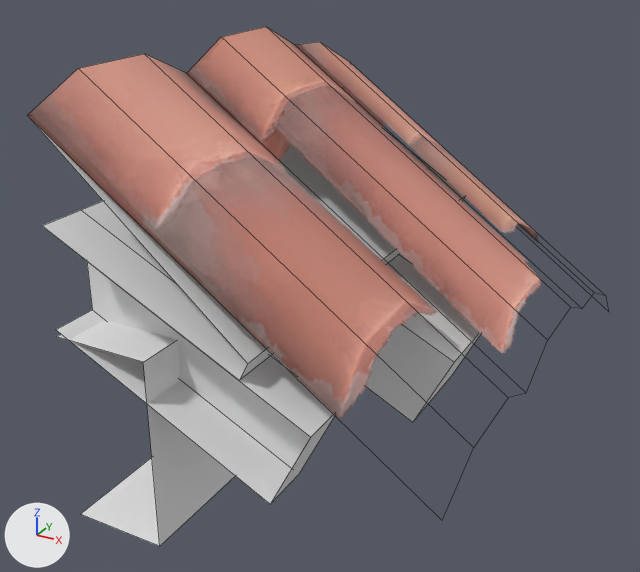
A saved change to the FBX model models/structures/roof_kit/WallKit_Verge_End_Left_LOD0.fbx.
Both versions are drawn from a camera (50 mm lens) standing at (1.159, -1.075, 2.741) and looking at (0.27, 0.541, 1.933). Every picture has the same lights, and +X, +Y and +Z are marked at lower left. Mesh edges are drawn as thin lines.

Before the edit, the objects in view are built like this:
```python
me_plane_073 = bpy.data.meshes.new('Plane.073')
me_plane_073.from_pydata(...)  # 53 vertices, 26 faces; spans x 0.0..0.781, y 0.0..1.312, z 1.564..2.459
# faces by material slot: [17, 9]
me_plane_073.materials.append(mat_woodbeams)  # white #e7e7e7
me_plane_073.materials.append(mat_shingles_a2)
ob_wallkit_verge_end_left_lod0 = bpy.data.objects.new('WallKit_Verge_End_Left_LOD0', me_plane_073)
ob_wallkit_verge_end_left_lod0.location = (0.0, 0.0, 0.0)
```
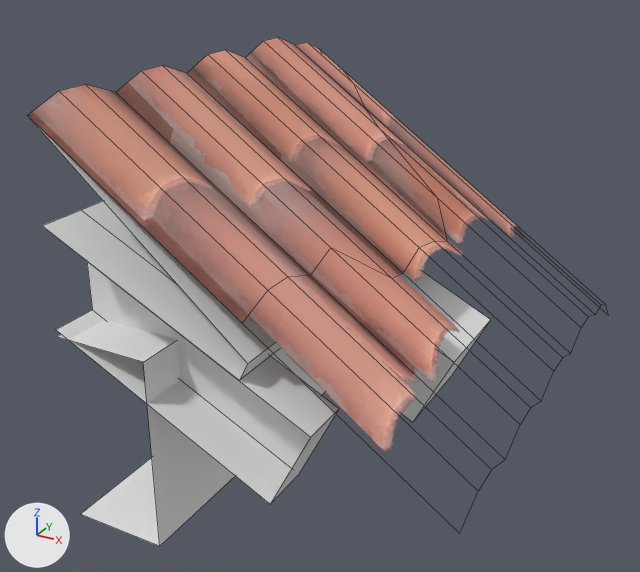
Pixel boxes (x1, y1, x2, y2) of what changed, in the pictures (640 x 572 px):
'WallKit_Verge_End_Left_LOD0', reshaped
    before: (27, 27, 541, 546)
    after: (27, 37, 525, 546)
part 1 of me_plane_073, built on
    before: (30, 27, 541, 418)
    after: (30, 37, 525, 451)

What changed in the scene script:
```text
Add mat_shingles:
    mat_shingles = bpy.data.materials.new('Shingles')
    # uses the picture img_shingles_01_df_png
    # uses the picture img_shingles_01_rg_png
Change me_plane_073:
    used by ob_wallkit_verge_end_left_lod0; location = (0.0, 0.0, 0.0)
    remove me_plane_073.from_pydata(...)  # 53 vertices, 26 faces; spans x 0.0..0.781, y 0.0..1.312, z 1.564..2.459
    add me_plane_073.from_pydata(...)  # 80 vertices, 47 faces; spans x 0.0..0.815, y 0.0..1.099, z 1.564..2.428
    me_plane_073 part 1
    17 vertices are removed from x 0.0..0.781, y 0.014..1.312, z 1.664..2.459
    10 faces are deleted
    24 vertices are added at x 0.0..0.815, y 0.0..1.099, z 1.749..2.4
    11 new vertices lie (0.0, 0.079, 0.028) away from vertices in x 0.0..0.815, y 0.0..0.675, z 1.836..2.4
    9 new vertices lie (0.0, 0.067, 0.0) away from vertices in x 0.0..0.815, y 0.079..0.754, z 1.864..2.428
    1 new face joins them, mat_woodbeams (white #e7e7e7)
    15 new faces join them, mat_shingles_a2
    15 new faces join them, mat_shingles
    add me_plane_073.materials.append(mat_shingles)
```
